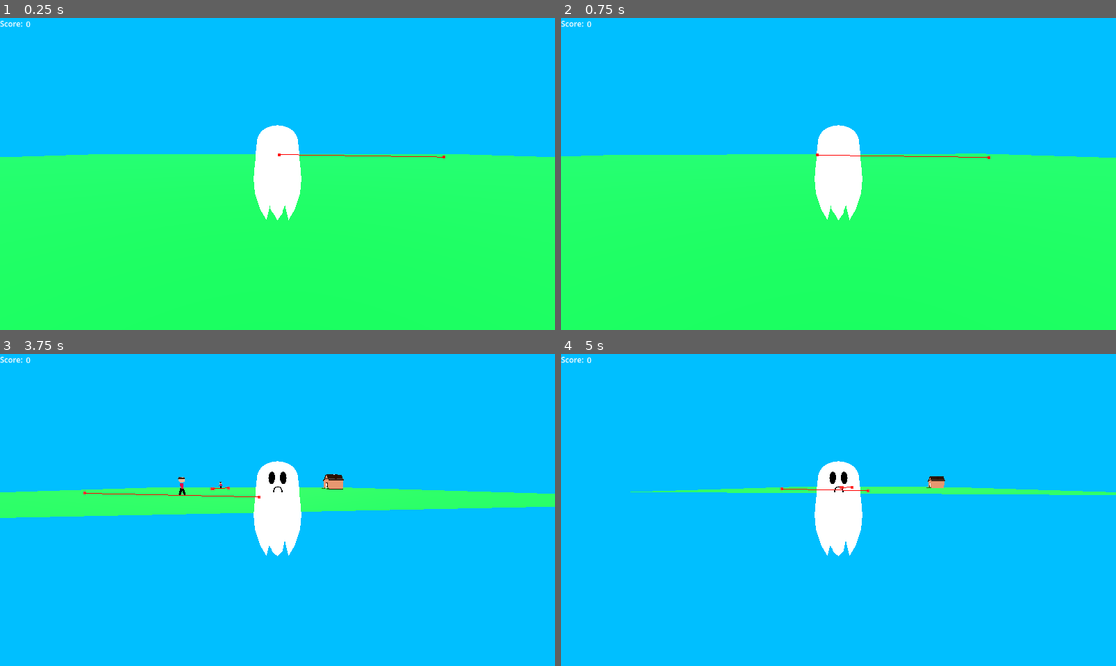
Above: before the commit, frames 1-4 (two rows, left to right).
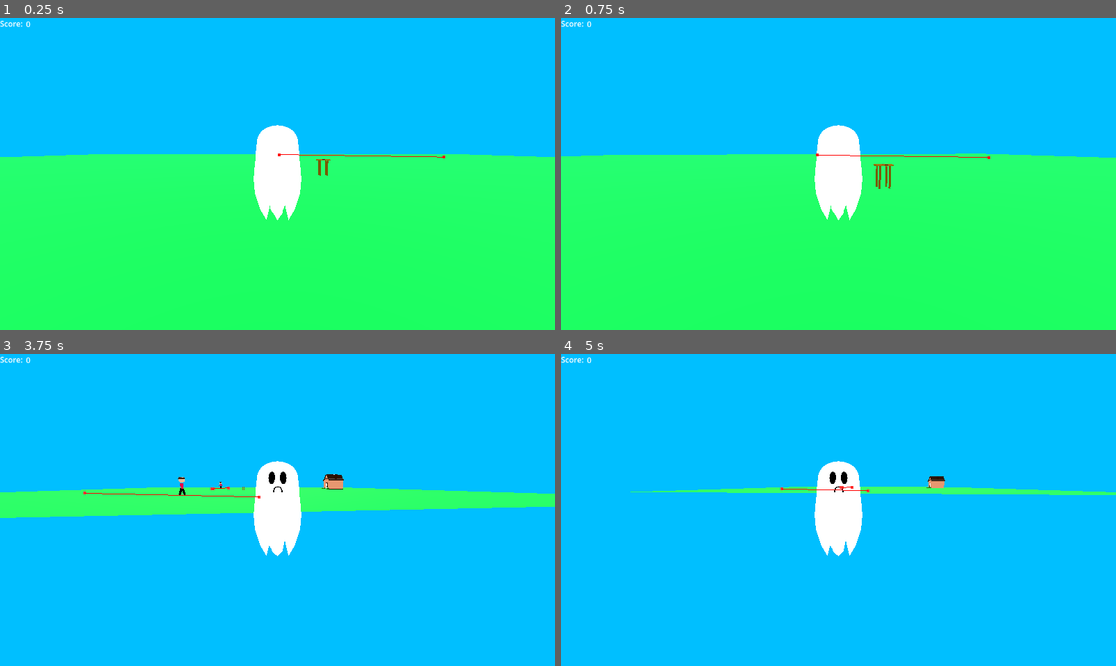
Above: after the commit, the same moments.

Repository: MJMrigg/Game-JAM-Game-Dev-1
Game: Godot game, scene res://Scenes/main.tscn
Same seed, same stepped clock (60 frames per second), same inputs: the game is played once before the commit and once after it. This scene is started directly instead of the project's main scene.
Inputs (mouse positions are in pixels of both pictures, inside the frame that each line leads up to):
- Up to frame 1 (0.25 s): no input
- Up to frame 2 (0.75 s): tap Enter (close) at 0.5 s; move the mouse to (866, 174) at 0.52 s; hold W (p_forward) from 0.53 s (still down); tap E (p_interact) at 0.6 s
- Up to frame 3 (3.75 s): keep holding W (p_forward); click (305, 510) at 0.8 s; move the mouse to (249, 510) at 1.27 s; click (249, 510) at 1.35 s; tap E (p_interact) at 1.55, 2.85 s; move the mouse to (288, 503) at 2.02 s; hold Enter (close) 2.03-2.78 s; click (288, 503) at 2.3 s; move the mouse to (271, 516) at 2.77 s; move the mouse to (316, 513) at 3.52 s; hold Tab (p_perspective) from 3.53 s (still down)
- Up to frame 4 (5 s): keep holding W (p_forward); click (877, 513) at 3.8 s; move the mouse to (794, 506) at 4.27 s; release Tab (p_perspective) at 4.28 s; tap Space (p_posses) at 4.35 s; tap E (p_interact) at 4.55 s

The runs differ from the first frame. In frame 1, less than 0.1% of the frame differs, in the area x 56-60%, y 45-51%; in frame 2, 0.1%, in the area x 56-60%, y 46-55%; in frame 3, less than 0.1%; in frame 4, nothing differs.

Commit message:
Added Kill Function

Diff:
--- a/new-game-project/Scenes/main.tscn
+++ b/new-game-project/Scenes/main.tscn
@@ -7,6 +7,8 @@
 [ext_resource type="PackedScene" uid="uid://cv3dnijdbylgv" path="res://Scenes/npc1.tscn" id="4_jjvhh"]
 [ext_resource type="PackedScene" uid="uid://dvdmuo0n7o4qy" path="res://Scenes/hud_score.tscn" id="5_kry3j"]
 [ext_resource type="PackedScene" uid="uid://cic5uf4k2sedj" path="res://Scenes/door_menu.tscn" id="6_21xkr"]
+[ext_resource type="PackedScene" uid="uid://bu2xhual06jp3" path="res://Models/table.tscn" id="8_ynf5e"]
+[ext_resource type="PackedScene" uid="uid://d0f6vgyce40m8" path="res://Models/knife.tscn" id="9_hptm8"]
 
 [sub_resource type="Environment" id="Environment_6bp64"]
 background_mode = 1
@@ -73,6 +75,12 @@
 
 [node name="quit_menu" parent="." instance=ExtResource("4_6bp64")]
 
+[node name="Table" parent="." instance=ExtResource("8_ynf5e")]
+transform = Transform3D(0.4, 0, 0, 0, 0.4, 0, 0, 0, 0.4, 2.3167357, 0.70781505, -1.2944422)
+
+[node name="Knife" parent="." instance=ExtResource("9_hptm8")]
+transform = Transform3D(-1.7484556e-08, 0, 0.4, 0, 0.4, 0, -0.4, 0, -1.7484556e-08, 2.308625, 1.068801, -1.0739467)
+
 [connection signal="menu" from="Ghost" to="quit_menu" method="open"]
 [connection signal="wrong_door" from="Ghost" to="DoorMenu" method="open"]
 
--- a/new-game-project/Scripts/ghost.gd
+++ b/new-game-project/Scripts/ghost.gd
@@ -64,6 +64,10 @@
 	if(Input.is_action_just_pressed("p_interact") && possesed != null):
 		interact()
 
+	if(Input.is_action_just_pressed("p_attack") && possesed != null && knife):
+		print("KILL! KILL!")
+		kill()
+
 	'''
 	# Alternet sound check - David T
 	if(Input.is_action_just_pressed("p_sound")):
@@ -175,9 +179,9 @@
 			wrong_door.emit()
 	elif(found is knife): # If it's the knife, make the knife show on all the models
 		found.queue_free()
-		get_node("visuals/NPC1/blade").show()
-		get_node("visuals/NPC2/blade").show()
-		get_node("visuals/NPC3/blade").show()
+		get_node("visuals/NPC1/Armature/Skeleton3D/blade").show()
+		get_node("visuals/NPC1/Armature/Skeleton3D/blade").show()
+		get_node("visuals/NPC1/Armature/Skeleton3D/blade").show()
 		knife = true # The player now has the knife
 
 # Play aniations of possesed model
@@ -190,3 +194,18 @@
 	# Play animation
 	if(animator.get("parameters/walker/active") == false):
 		animator.set("parameters/walker/request",1)
+
+
+func kill():
+	# If the player isn't possesing anyone, do nothing
+	if(possesed == null):
+		return
+
+	#var found = interactor.get_collider(0)
+	var found = possessor.get_collider(0)
+
+	if(found == null): # If there was no NPC, return
+		return
+
+	if(found is NPC):
+		found.queue_free()
--- a/new-game-project/project.godot
+++ b/new-game-project/project.godot
@@ -52,7 +52,6 @@
 p_posses={
 "deadzone": 0.2,
 "events": [Object(InputEventKey,"resource_local_to_scene":false,"resource_name":"","device":-1,"window_id":0,"alt_press …(191 unchanged characters)…
-, Object(InputEventMouseButton,"resource_local_to_scene":false,"resource_name":"","device":-1,"window_id":0,"alt_pressed":false,"shift_pressed":false,"ctrl_pressed":false,"meta_pressed":false,"button_mask":1,"position":Vector2(691, 15),"global_position":Vector2(700, 63),"factor":1.0,"button_index":1,"canceled":false,"pressed":true,"double_click":false,"script":null)
 ]
 }
 p_sound={
@@ -96,6 +95,11 @@
 "events": [Object(InputEventMouseButton,"resource_local_to_scene":false,"resource_name":"","device":-1,"window_id":0,"a …(253 unchanged characters)…
 ]
 }
+p_attack={
+"deadzone": 0.2,
+"events": [Object(InputEventMouseButton,"resource_local_to_scene":false,"resource_name":"","device":-1,"window_id":0,"alt_pressed":false,"shift_pressed":false,"ctrl_pressed":false,"meta_pressed":false,"button_mask":1,"position":Vector2(132, 23),"global_position":Vector2(141, 71),"factor":1.0,"button_index":1,"canceled":false,"pressed":true,"double_click":false,"script":null)
+]
+}
 
 [layer_names]
 
Not shown: 1 places in new-game-project/Scenes/main.tscn that only renumber resources
